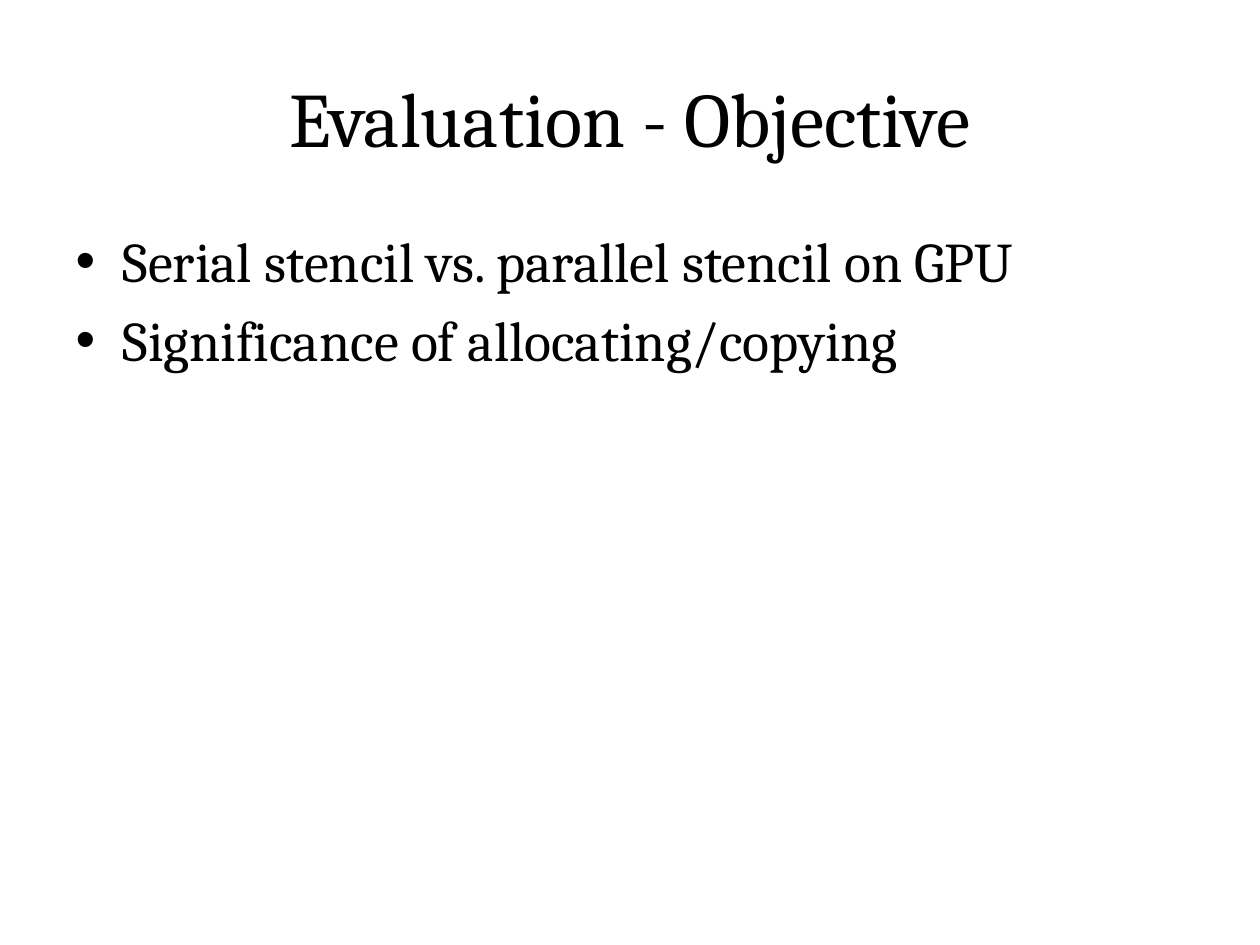
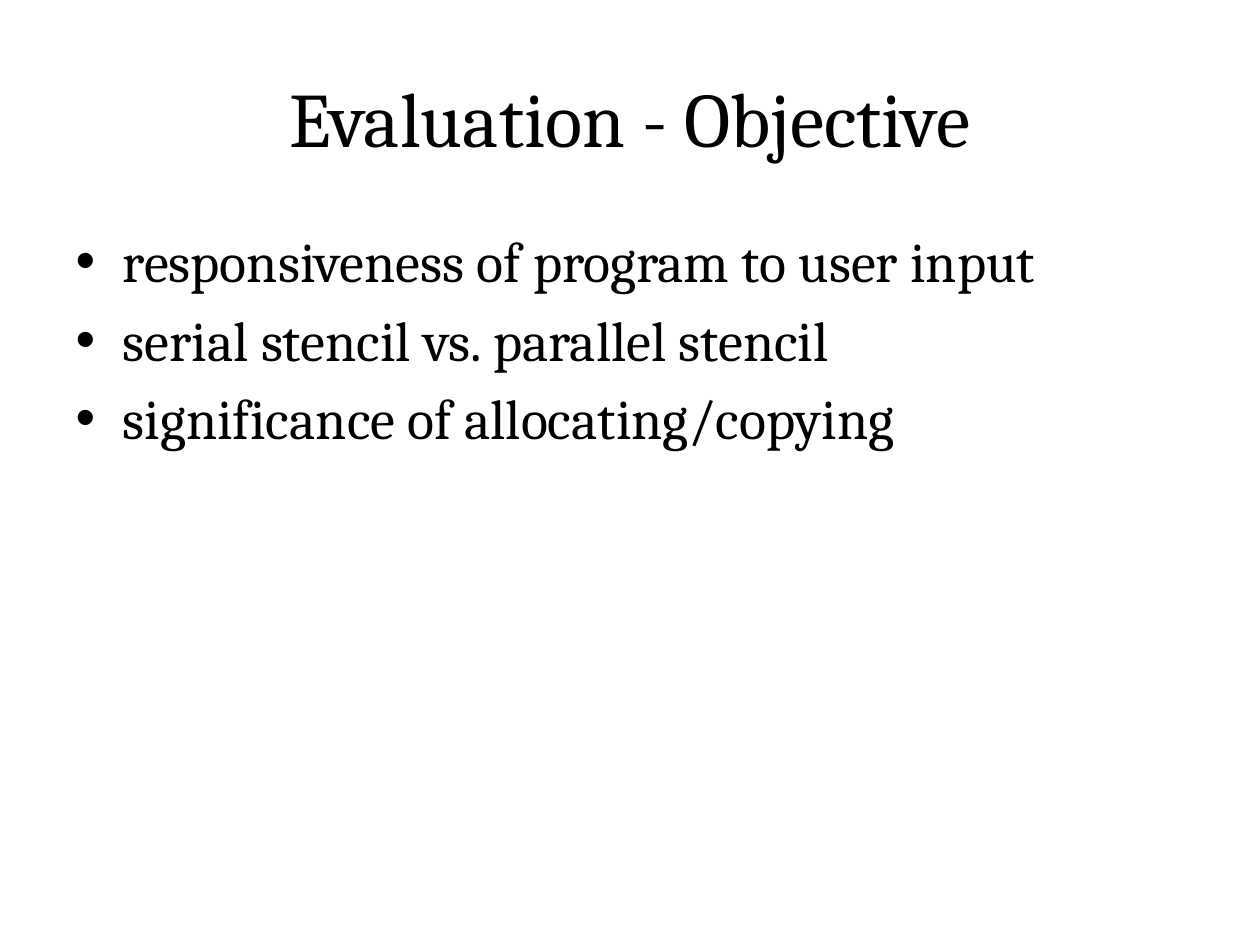
Before and after one commit to blinderm/game-of-life, a slide deck: slide 6 of presentation/CSC213_presentation.pptx (slide 8 before the commit). Drawn at 1260x945 pixels with LibreOffice and Linux fonts; fonts in the diff are those of the drawing. Boxes give left, top, right and bottom in pixels: in the first picture for what was removed or moved away, otherwise in the second. Text is boxed around its words. In the diff, an @@ line names an element or a change of style, - is before the commit and + after.

```diff
--- a/presentation/CSC213_presentation.pptx
+++ b/presentation/CSC213_presentation.pptx
@@ text at [123, 242, 1035, 452]: text changed @@
-• Serial stencil vs. parallel stencil on GPU
-• Significance of allocating/copying
+• responsiveness of program to user input
+• serial stencil vs. parallel stencil
+• significance of allocating/copying
```
Also in this commit, not shown: 6 other slides changed, 1 slide added, 4 slides removed.
